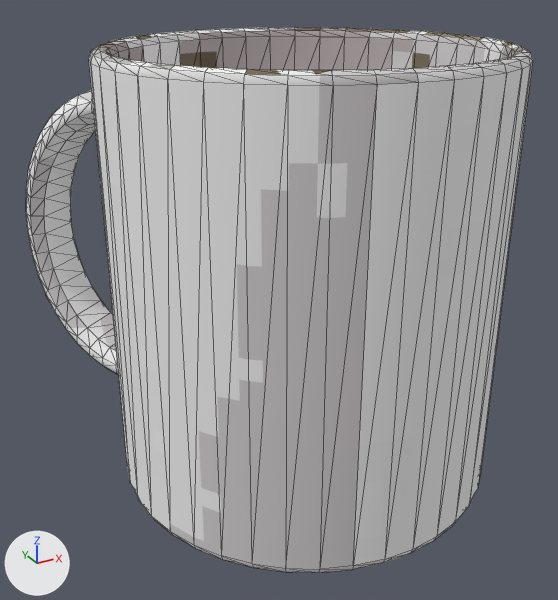
The glTF model public/models/lowpix/world/room_mug.glb as it was, and as the next commit left it.
Camera for both pictures: a 50 mm lens placed at (-0.0758, -0.1408, 0.1064), pointed at (-0.0005, -0.0038, 0.0379). Lighting does not change. The marker at lower left points along +X, +Y and +Z. The picture after the commit comes second. Mesh edges are drawn as thin lines. Where no turn or scale is listed for an object, it has been applied to the vertices. Vertices at exactly the same position are counted once.
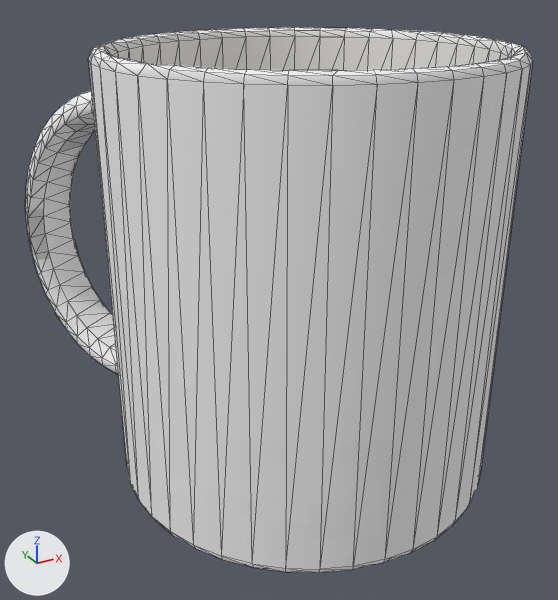
Edits to the scene script, one JSON object a line:
```json
{"block": "me_mesh", "where": "# used by ob_mesh; location = (0.0, 0.0, 0.046)"}
{"op": "remove", "block": "me_mesh", "code": "me_mesh.from_pydata(...)  # 545 vertices, 1032 faces; spans x -0.0437..0.0437, y -0.0499..0.0499, z -0.046..0.046"}
{"op": "add", "block": "me_mesh", "code": "me_mesh.from_pydata(...)  # 529 vertices, 1000 faces; spans x -0.0437..0.0437, y -0.0499..0.0499, z -0.046..0.046"}
{"block": "me_mesh", "change": "me_mesh part 1"}
{"block": "me_mesh", "change": "10 vertices are removed from x -0.0365..0.0359, y -0.0446..-0.0162, z -0.046..-0.0454"}
{"block": "me_mesh", "change": "34 faces are deleted"}
{"block": "me_mesh", "change": "6 vertices are added at (0.0218, -0.0446, -0.0454), (0.0358, -0.0322, -0.0454), (0.0318, -0.037, -0.0454), (-0.0366, -0.0162, -0.0454), (-0.035, -0.0223, -0.0454), (-0.0291, -0.0334, -0.0454)"}
{"block": "me_mesh", "change": "26 new faces join them"}
{"block": "me_mesh", "change": "me_mesh part 2"}
{"block": "me_mesh", "change": "26 vertices are removed from x -0.035..0.0402, y -0.0464..0.031, z 0.0455..0.046"}
{"block": "me_mesh", "change": "108 faces are deleted"}
{"block": "me_mesh", "change": "17 vertices are added at x -0.0342..0.0397, y -0.0464..0.0304, z 0.0455..0.046"}
{"block": "me_mesh", "change": "90 new faces join them"}
{"block": "me_mesh", "change": "me_mesh part 3"}
{"block": "me_mesh", "change": "7 vertices are removed from x -0.0437..-0.0311, y 0.0399..0.0485, z -0.0095..0.011"}
{"block": "me_mesh", "change": "29 faces are deleted"}
{"block": "me_mesh", "change": "4 vertices are added at (-0.0313, 0.0484, -0.0083), (-0.043, 0.0399, 0.011), (-0.0436, 0.0402, 0.005), (-0.0437, 0.0404, 0.0)"}
{"block": "me_mesh", "change": "23 new faces join them"}
{"block": "me_mesh", "change": "me_mesh part 4: 739 kept faces spanning x -0.0436..0.0437, y -0.0495..0.0499, z -0.046..0.046 get new texture (UV) coordinates"}
```

Location of each change, (x1, y1, x2, y2) in pixels of the pictures (558 x 600 px; the box of a moved part takes in the faces that stretch with it):
```json
{"part": 1, "of": "me_mesh", "change": "moved or reshaped", "before": [140, 502, 466, 567], "after": [140, 502, 465, 568]}
{"part": 2, "of": "me_mesh", "change": "moved or reshaped", "before": [92, 28, 533, 79], "after": [91, 28, 533, 79]}
{"part": 3, "of": "me_mesh", "change": "moved or reshaped", "before": [26, 175, 45, 255], "after": [26, 175, 45, 255]}
{"part": 4, "of": "me_mesh", "change": "surface changed", "before": [28, 27, 520, 573], "after": [28, 27, 520, 573]}
```
